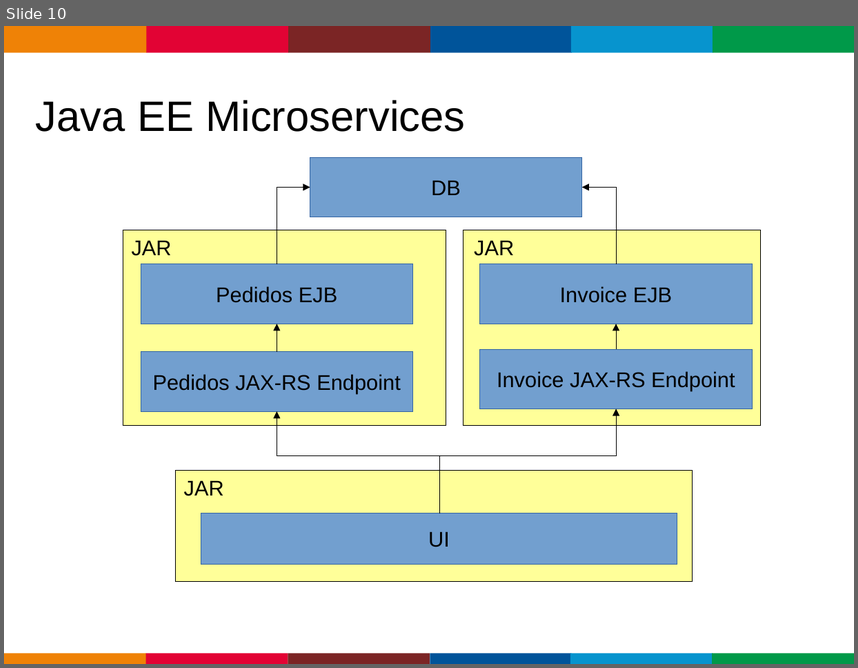
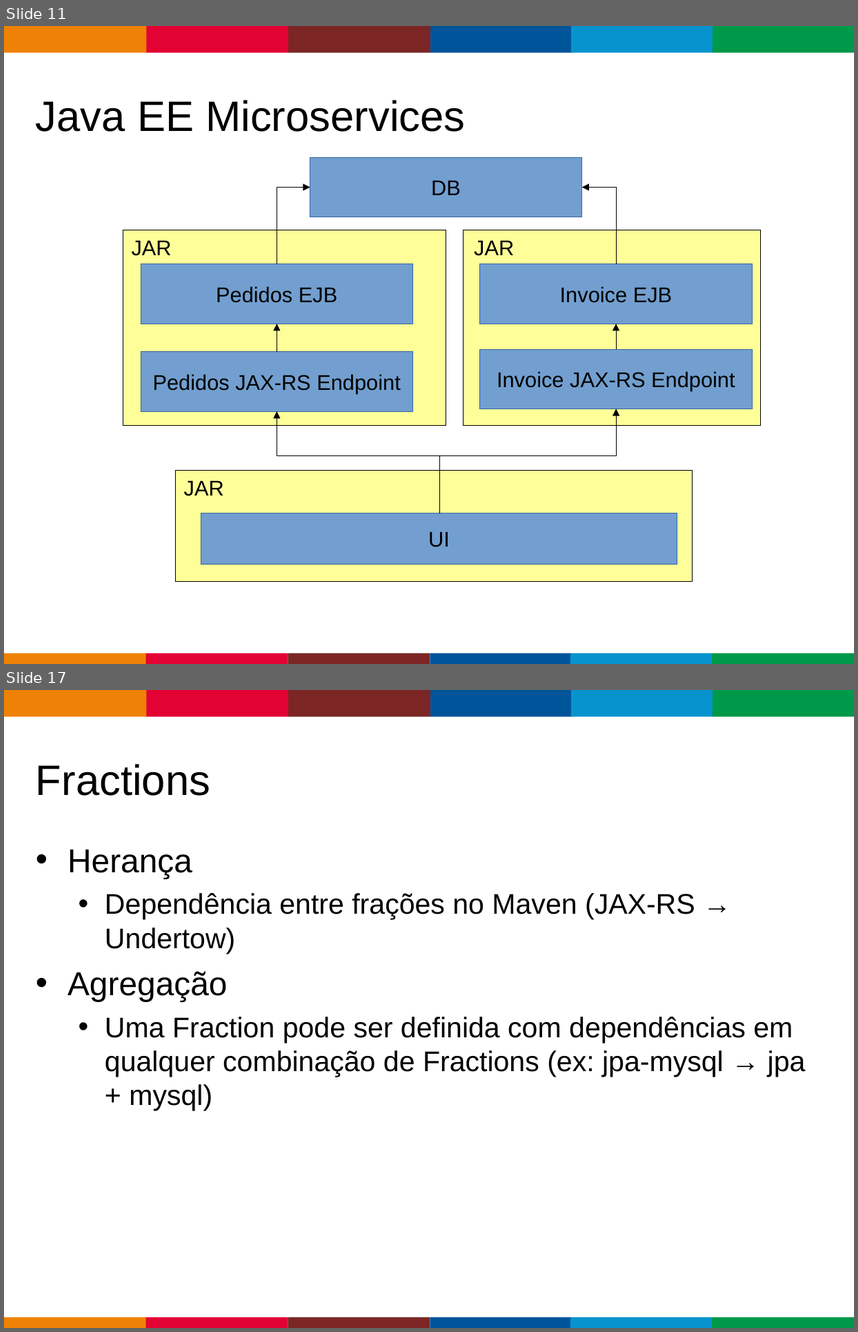
Before and after one commit to gastaldi/talks, a slide deck: WildFlySwarm/TDC 2016/wildflyswarm.odp. Shown one above the other, each under a label of ours: slide 10 before the commit, slides 11 and 17 after it; the slides between them are not shown. The pictures are 858x668 and 858x1332 pixels, drawn with LibreOffice and Linux fonts; fonts in the diff are those of the drawing; background and template pictures are left out. Boxes give left, top, right and bottom in pixels: in the first picture for what was removed or moved away, otherwise in the second. Text is boxed around its words. In the diff, an @@ line names an element or a change of style, - is before the commit and + after.

```diff
--- a/WildFlySwarm/TDC 2016/wildflyswarm.odp
+++ b/WildFlySwarm/TDC 2016/wildflyswarm.odp
@@ slide 17 added at box(4, 690, 854, 1328), background #FFFFFF; not listed: 13 template elements that a slide beside it also shows @@
@@ title added at box(36, 764, 210, 796), 36 pt, text #000000 @@
+Fractions
@@ text added at box(67, 849, 806, 1111), 24 pt, text #000000 @@
+• Herança
+  • Dependência entre frações no Maven (JAX-RS → Undertow)
+• Agregação
+  • Uma Fraction pode ser definida com dependências em qualquer combinação de Fractions (ex: jpa-mysql → jpa + mysql)
@@ what was slide 10 is now slide 11 @@
```
Also in this commit, not shown: 8 slides changed, 9 other slides added, 1 slide removed.
